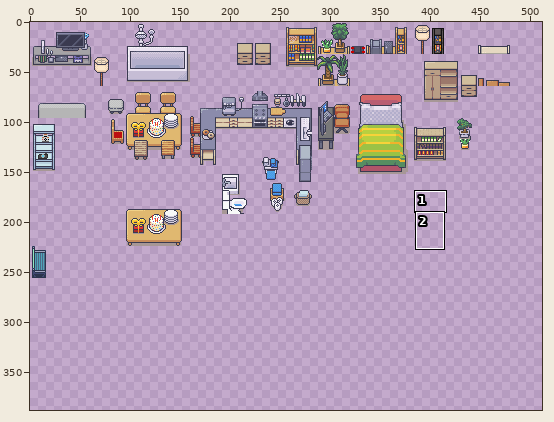
A sprite sheet gets an edit: tiles/Furniture.png. Above, an overview of the earlier version with the close-up marked.
Close-up. Earlier state:
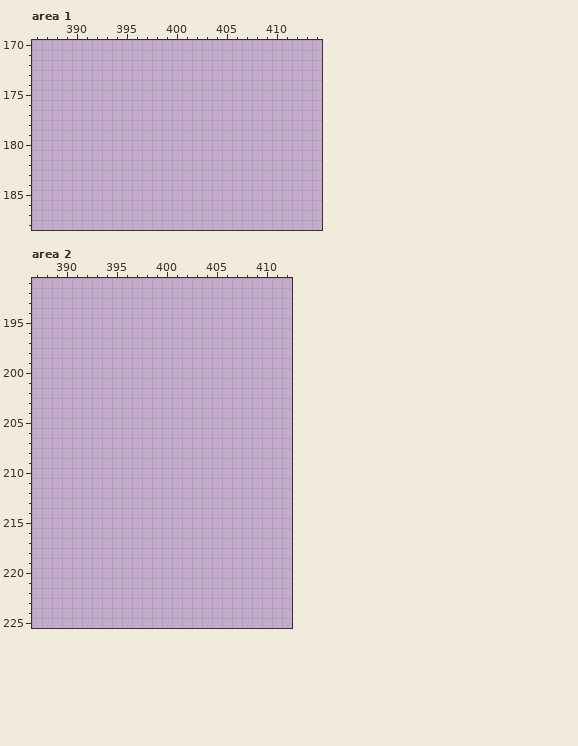
The file is 512x512 pixels. Pixels under 10% opacity are left out. Colours within 5 levels of each other are drawn and written as one. Shown: area 1: x 386..414, y 170..188; area 2: x 387..412, y 191..225. The wide view leaves out empty margins. The commit also changed other parts of the picture, which this record leaves out.
Once edited:
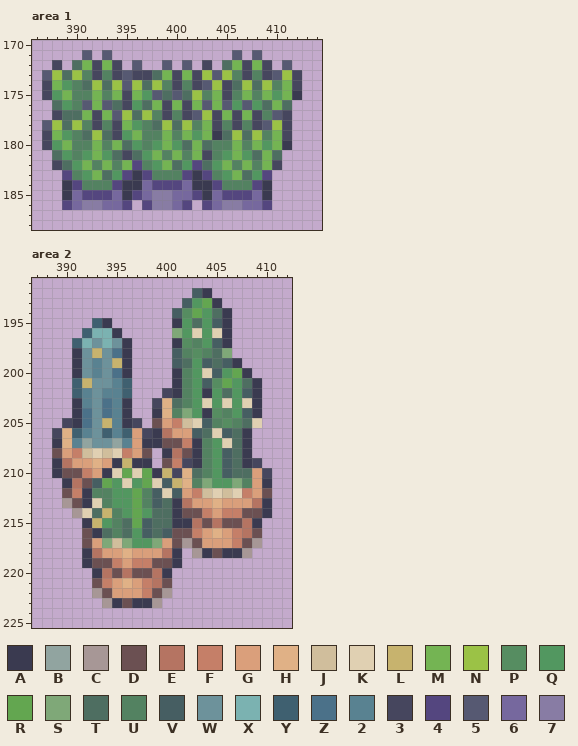
Palette (. is transparent): A #3a3a50  B #91a4a0  C #a79796  D #6b5052  E #b57462  F #c57f68  G #da9f7b  H #e0b186  J #d0be9c  K #e0d0b2  L #c7b36e  M #74b453  N #9bc246  P #568d61  Q #529760  R #63a650  S #7fa878  T #4e6e61  U #538261  V #465e62  W #6d929b  X #7bb2b1  Y #3f6070  Z #4b7189  2 #598291  3 #46465e  4 #54467f  5 #565972  6 #76689e  7 #887ca4
Diff:
Area 1:
y 171: x 391 . -> 5; x 393 . -> 5; x 406 . -> 5; x 408 . -> 5
y 172: x 388 . -> 3; x 390..394 ..... -> TM3M3; x 396 . -> 5; x 399 . -> 5; x 401 . -> 5; x 403 . -> 3; x 405..409 ..... -> TM3M3; x 411 . -> 5
y 173: x 387..412 .......................... -> 5NTNU3U3533TM3M3N5NU3U35N3
y 174: x 387..412 .......................... -> 3MQUTNTN5NTNU3U35N3TNTNUM3
y 175: x 387..412 .......................... -> 3QMUUMUM3MQ5T5TNUM3UMUMQMA
y 176: x 388..411 ........................ -> TQU5M5T3QTM3M3M5M5Q5QTMT
y 177: x 388..411 ........................ -> 3TTM3M5NTNU3U35N3M3M3U53
y 178: x 387..411 ......................... -> 5NTNU3U3MQUTNTNUM3U3U35N3
y 179: x 387..411 ......................... -> 3MQUTNT3QMUUMUMQMATNTNUM3
y 180: x 387..411 ......................... -> 3QMUUMUMTQUQMQTMTUUMUMQMA
y 181: x 388..410 ....................... -> TQUQMQT3TQMUMUM3UQMQTMT
y 182: x 388..410 ....................... -> 3TQMUMUM4UQMTQ4TQMUMUM3
y 183: x 389..409 ..................... -> 4UQMTQ4A4UUU4A4UQMTQ4
y 184: x 389..409 ..................... -> A4UUU4AA64446AA4UUU4A
y 185: x 389..409 ..................... -> A64446A4677664A64446A
y 186: x 389..395 ....... -> 4677664; x 397..401 ..... -> 47764; x 403..409 ....... -> 4677664
Area 2:
y 192: x 403..404 .. -> VA
y 193: x 402..405 .... -> VQRA
y 194: x 401..406 ...... -> VPRQTA
y 195: x 393..394 .. -> YA; x 401..406 ...... -> AQTQVA
y 196: x 392..395 .... -> YXXA; x 401..406 ...... -> SQKQKA
y 197: x 391..396 ...... -> YXWXWA; x 401..406 ...... -> APUQVA
y 198: x 391..396 ...... -> AWLWZA; x 401..406 ...... -> VUPUTS
y 199: x 391..396 ...... -> AW2WLA; x 401..407 ....... -> VTQVTVA
y 200: x 391..396 ...... -> AW2WZA; x 401..408 ........ -> AUQKVQRA
y 201: x 391..396 ...... -> YLWW2Y; x 401..409 ......... -> AUQVPRQTA
y 202: x 391..396 ...... -> Y2W22Y; x 400..409 .......... -> 3AUQAQTQVA
y 203: x 391..396 ...... -> A2WZ2A; x 399..409 ........... -> 3HTUQKQKQKA
y 204: x 391..396 ...... -> AZWZ2A; x 399..409 ........... -> AHUSQAPUQVA
y 205: x 390..397 ........ -> 3AZWL2A3; x 399..409 ........... -> DGFJKVUPUTK
y 206: x 389..408 .................... -> 3HY2WY2YG3AEGGVTKVTA
y 207: x 389..408 .................... -> AH2BWWB2GAADDFAUQKTA
y 208: x 389..398 .......... -> DGFJKJKFGD; x 400..408 ......... -> AEDAUQVTA
y 209: x 389..398 .......... -> AEGGHGALAA; x 400..409 .......... -> DF3AUQVTA3
y 210: x 389..410 ...................... -> ADDFGAKRKRAL3HTUQVTTG3
y 211: x 390..410 ..................... -> AEDVRQKQRKVLHUSQQSUGA
y 212: x 390..410 ..................... -> DFAUUQQRUVKVGFJKJKFGD
y 213: x 390..410 ..................... -> CDAKUQQRUVTAEGGHGGGEA
y 214: x 391..410 .................... -> CKTLUQRQTTADDFGFFDDA
y 215: x 392..409 .................. -> ALQUTRVTTAAEDEDDEA
y 216: x 392..409 .................. -> DATUTQVTVDDFGHGFED
y 217: x 392..409 .................. -> DGSJSQQSGDCDGGGFDC
y 218: x 392..401 .......... -> AEGGHGGGEA; x 403..408 ...... -> CADAAC
y 219: x 392..401 .......... -> ADDFGFFDDA
y 220: x 393..400 ........ -> AEDEDDEA
y 221: x 393..400 ........ -> DFGHGFED
y 222: x 393..400 ........ -> CDGGGFDC
y 223: x 394..399 ...... -> CADAAC
Where, in picture pixels (left, top, right, bottom), the same in both close-ups:
added: (42, 50, 302, 210)
added: (52, 288, 272, 608)
